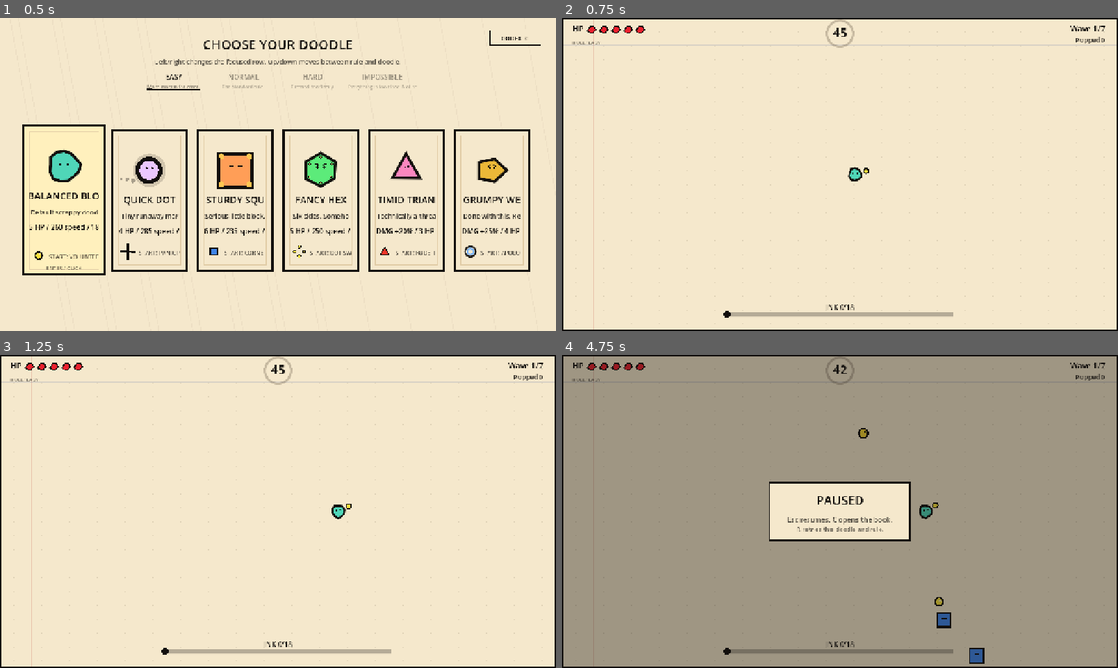
Above: before the commit, frames 1-4 (two rows, left to right).
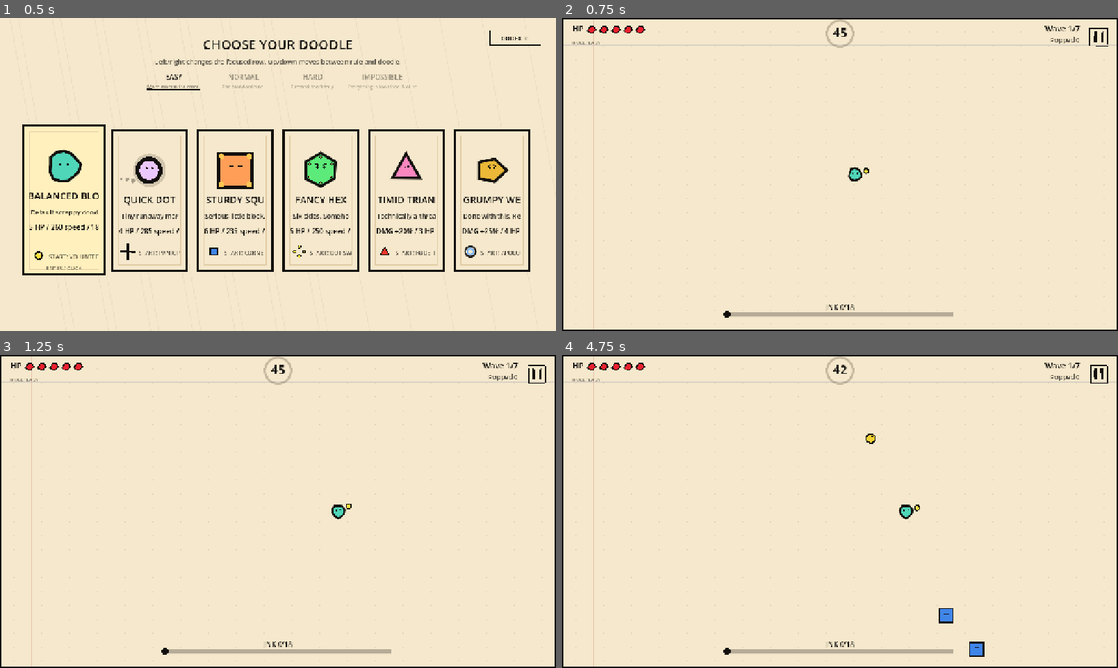
Above: after the commit, the same moments.

Repository: muratgur/shape-survivor
Game: Godot game, scene res://scenes/main.tscn
Two runs of this game, one before a commit and one after it. Both use one fixed random seed, a clock stepped at 60 frames per second and the inputs below.
Inputs (mouse positions are in pixels of both pictures, inside the frame that each line leads up to):
- Up to frame 1 (0.5 s): no input
- Up to frame 2 (0.75 s): tap Enter (confirm) at 0.5 s; move the mouse to (962, 158) at 0.52 s; hold D (move_right) from 0.53 s (still down); hold Enter (confirm) from 0.53 s (still down); click (962, 158) at 0.67 s
- Up to frame 3 (1.25 s): keep holding D (move_right); keep holding Enter (confirm); tap Space at 0.77 s
- Up to frame 4 (4.75 s): move the mouse to (728, 527) at 1.27 s; release D (move_right) at 1.28 s; release Enter (confirm) at 1.28 s; hold S (move_down) 1.28-2.03 s; tap Enter (confirm) at 1.35, 2.3, 3.05, 4.55 s; click (728, 527) at 1.42 s; tap Space at 1.52, 3.02, 3.77, 4.52 s; move the mouse to (895, 442) at 2.02 s; hold D (move_right) 2.03-2.78 s; hold C (open_codex) 2.03-2.78 s; click (895, 442) at 2.17 s; move the mouse to (812, 574) at 2.77 s; hold W (move_up) 2.78-3.53 s; tap Tab at 2.85 s; click (812, 574) at 2.92 s; move the mouse to (1006, 558) at 3.52 s; hold Enter (confirm) 3.53-4.28 s; hold A (move_left) from 3.53 s (still down); tap E at 3.6 s; click (1006, 558) at 3.67 s; tap Escape (pause_game) at 4.15 s; move the mouse to (673, 464) at 4.27 s; tap Q at 4.35 s; click (673, 464) at 4.42 s

Frame 1 is identical in both runs. In frame 2, 0.2% of the frame differs, in the area x 86-99%, y 2-10%; in frame 3, 0.2%; in frame 4, 94%, in the area x 0-100%, y 0-100%.

Commit message:
Implement pause functionality with HUD updates and pause overlay interactions

Diff:
--- a/scripts/main.gd
+++ b/scripts/main.gd
@@ -168,6 +168,7 @@
 	hud = HudScene.new()
 	hud.name = "HUD"
 	hud.set_anchors_preset(Control.PRESET_FULL_RECT)
+	hud.pause_clicked.connect(_pause_game)
 	ui_layer.add_child(hud)
 
 	upgrade_draft = UpgradeDraftScene.new()
@@ -184,6 +185,8 @@
 	pause_overlay = PauseOverlayScene.new()
 	pause_overlay.name = "PauseOverlay"
 	pause_overlay.set_anchors_preset(Control.PRESET_FULL_RECT)
+	pause_overlay.resume_requested.connect(_resume_game)
+	pause_overlay.quit_requested.connect(_on_pause_quit_requested)
 	ui_layer.add_child(pause_overlay)
 
 	shop = ShopScene.new()
@@ -1076,13 +1079,52 @@
 func _pause_game() -> void:
 	previous_state = game_state
 	game_state = GameState.PAUSED
-	pause_overlay.visible = true
-	pause_overlay.queue_redraw()
+	pause_overlay.show_overlay()
 
 
 func _resume_game() -> void:
 	game_state = previous_state
-	pause_overlay.visible = false
+	pause_overlay.hide_overlay()
+
+
+func _on_pause_quit_requested() -> void:
+	_reset_run_state()
+	_show_character_select()
+
+
+func _reset_run_state() -> void:
+	_clear_all_runtime_nodes()
+	ink_this_wave = 0
+	ink_total = 0
+	ink_bank = 0
+	score = 0
+	enemies_popped = 0
+	upgrades_chosen = 0
+	waves_cleared = 0
+	survived_time = 0.0
+	current_wave_index = 0
+
+	base_damage_multiplier = 1.0
+	side_bonus_per_extra_side = 0.0
+	temp_damage_mult = 1.0
+	shield_charges = 0
+
+	speed_burst_timer = 0.0
+	speed_burst_base = 0.0
+	magnet_pulse_timer = 0.0
+	magnet_pulse_base = 0.0
+	damage_burst_timer = 0.0
+
+	camera_shake_time = 0.0
+	camera_shake_duration = 0.0
+	camera.position = camera_base_position
+
+	hud.visible = false
+	upgrade_draft.hide_draft()
+	shop.hide_shop()
+	result_screen.hide_result()
+	pause_overlay.hide_overlay()
+	player.visible = false
 
 
 func _on_player_died() -> void:
@@ -1325,7 +1367,8 @@
 		"state_note": note,
 		"shield_charges": shield_charges,
 		"difficulty_label": str(_current_difficulty_profile().get("label", "EASY")),
-		"difficulty_id": selected_difficulty_id
+		"difficulty_id": selected_difficulty_id,
+		"show_pause_button": game_state == GameState.COMBAT or game_state == GameState.SHOP
 	})
 
 
@@ -1624,6 +1667,7 @@
 	_add_key("open_codex", KEY_C)
 	_add_joy_button("confirm", JOY_BUTTON_A)
 	_add_joy_button("pause_game", JOY_BUTTON_START)
+	_add_joy_button("pause_game", JOY_BUTTON_B)
 	_add_joy_button("move_left", JOY_BUTTON_DPAD_LEFT)
 	_add_joy_button("move_right", JOY_BUTTON_DPAD_RIGHT)
 	_add_joy_button("move_up", JOY_BUTTON_DPAD_UP)
--- a/scripts/ui/hud.gd
+++ b/scripts/ui/hud.gd
@@ -3,6 +3,8 @@
 const INK = Color(0.07, 0.06, 0.05)
 const PAPER_LINE = Color(0.48, 0.42, 0.34, 0.38)
 const ORANGE = Color(0.87, 0.48, 0.23)
+
+signal pause_clicked
 
 var hp = 5
 var max_hp = 5
@@ -16,9 +18,54 @@
 var difficulty_label = "EASY"
 var difficulty_id = "easy"
 
+var show_pause_button = false
+var is_hovering_pause = false
+var pause_invert_timer = 0.0
+var pause_button: Control
+
 
 func _ready() -> void:
 	mouse_filter = Control.MOUSE_FILTER_IGNORE
+	_create_pause_button()
+
+
+func _create_pause_button() -> void:
+	pause_button = Control.new()
+	pause_button.name = "PauseButton"
+	pause_button.mouse_filter = Control.MOUSE_FILTER_STOP
+	pause_button.set_anchors_preset(Control.PRESET_TOP_RIGHT)
+	pause_button.anchor_left = 1.0
+	pause_button.anchor_right = 1.0
+	pause_button.anchor_top = 0.0
+	pause_button.anchor_bottom = 0.0
+	pause_button.offset_left = -68
+	pause_button.offset_right = -20
+	pause_button.offset_top = 20
+	pause_button.offset_bottom = 68
+	pause_button.mouse_entered.connect(_on_pause_hover.bind(true))
+	pause_button.mouse_exited.connect(_on_pause_hover.bind(false))
+	pause_button.gui_input.connect(_on_pause_input)
+	add_child(pause_button)
+	pause_button.visible = false
+
+
+func _on_pause_hover(hovering: bool) -> void:
+	is_hovering_pause = hovering
+	queue_redraw()
+
+
+func _on_pause_input(event: InputEvent) -> void:
+	if event is InputEventMouseButton and event.button_index == MOUSE_BUTTON_LEFT and event.pressed:
+		pause_invert_timer = 0.1
+		pause_clicked.emit()
+		queue_redraw()
+
+
+func _process(delta: float) -> void:
+	if pause_invert_timer > 0.0:
+		pause_invert_timer -= delta
+		if pause_invert_timer <= 0.0:
+			queue_redraw()
 
 
 func update_hud(data: Dictionary) -> void:
@@ -33,6 +80,9 @@
 	shield_charges = data.get("shield_charges", shield_charges)
 	difficulty_label = data.get("difficulty_label", difficulty_label)
 	difficulty_id = data.get("difficulty_id", difficulty_id)
+	show_pause_button = data.get("show_pause_button", false)
+	if pause_button:
+		pause_button.visible = show_pause_button
 	queue_redraw()
 
 
@@ -45,6 +95,58 @@
 	_draw_ink_meter(font, viewport_size)
 	_draw_wave_label(font, viewport_size)
 	_draw_difficulty_rule(font)
+	_draw_pause_button(font, viewport_size)
+
+
+func _draw_pause_button(font: Font, viewport_size: Vector2) -> void:
+	if not show_pause_button:
+		return
+
+	var rect = Rect2(viewport_size.x - 68, 20, 48, 48)
+	var center = rect.get_center()
+	var scale = 1.1 if is_hovering_pause else 1.0
+	var thickness = 4.0 if is_hovering_pause else 2.0
+
+	var draw_ink = INK
+	var draw_paper = Color(0.96, 0.91, 0.80)
+
+	if pause_invert_timer > 0.0:
+		draw_ink = draw_paper
+		draw_paper = INK
+
+	var frame_rect = Rect2(center - Vector2(20, 20) * scale, Vector2(40, 40) * scale)
+	_draw_wobbly_rect(frame_rect, draw_ink, thickness)
+
+	var bar_w = 6.0 * scale
+	var bar_h = 24.0 * scale
+	var spacing = 10.0 * scale
+	var bar1_rect = Rect2(center + Vector2(-spacing * 0.5 - bar_w, -bar_h * 0.5), Vector2(bar_w, bar_h))
+	var bar2_rect = Rect2(center + Vector2(spacing * 0.5, -bar_h * 0.5), Vector2(bar_w, bar_h))
+
+	_draw_wobbly_rect(bar1_rect, draw_ink, 1.0, true, draw_ink)
+	_draw_wobbly_rect(bar2_rect, draw_ink, 1.0, true, draw_ink)
+
+	if is_hovering_pause:
+		draw_string(font, rect.position + Vector2(0, 60), "ESC", HORIZONTAL_ALIGNMENT_CENTER, 48, 12, Color(INK.r, INK.g, INK.b, 0.6))
+
+
+func _draw_wobbly_rect(rect: Rect2, color: Color, thickness: float, fill: bool = false, fill_color: Color = Color.TRANSPARENT) -> void:
+	if fill:
+		draw_rect(rect, fill_color)
+
+	var p1 = rect.position
+	var p2 = Vector2(rect.end.x, rect.position.y)
+	var p3 = rect.end
+	var p4 = Vector2(rect.position.x, rect.end.y)
+
+	var jitter = 1.0
+	var points = [p1, p2, p3, p4, p1]
+	for i in range(points.size() - 1):
+		var start = points[i]
+		var end = points[i+1]
+		var j_start = start + Vector2(randf_range(-jitter, jitter), randf_range(-jitter, jitter))
+		var j_end = end + Vector2(randf_range(-jitter, jitter), randf_range(-jitter, jitter))
+		draw_line(j_start, j_end, color, thickness)
 
 
 func _draw_shield_charges(font: Font) -> void:
@@ -109,8 +211,8 @@
 
 
 func _draw_wave_label(font: Font, viewport_size: Vector2) -> void:
-	draw_string(font, Vector2(viewport_size.x - 320.0, 31.0), wave_label, HORIZONTAL_ALIGNMENT_RIGHT, 290.0, 18, INK)
-	draw_string(font, Vector2(viewport_size.x - 320.0, 56.0), "Popped " + str(score), HORIZONTAL_ALIGNMENT_RIGHT, 290.0, 15, Color(0.07, 0.06, 0.05, 0.78))
+	draw_string(font, Vector2(viewport_size.x - 378.0, 31.0), wave_label, HORIZONTAL_ALIGNMENT_RIGHT, 290.0, 18, INK)
+	draw_string(font, Vector2(viewport_size.x - 378.0, 56.0), "Popped " + str(score), HORIZONTAL_ALIGNMENT_RIGHT, 290.0, 15, Color(0.07, 0.06, 0.05, 0.78))
 	if state_note != "":
 		draw_string(font, Vector2(viewport_size.x * 0.5 - 180.0, 71.0), state_note, HORIZONTAL_ALIGNMENT_CENTER, 360.0, 15, Color(0.07, 0.06, 0.05, 0.72))
 
--- a/scripts/ui/pause_overlay.gd
+++ b/scripts/ui/pause_overlay.gd
@@ -1,22 +1,124 @@
 extends Control
 
+signal resume_requested
+signal quit_requested
+
 const INK = Color(0.07, 0.06, 0.05)
+const PAPER = Color(0.96, 0.91, 0.80)
 
+var selected_index = 0
+var options = ["RESUME", "QUIT TO MENU"]
+var option_rects = []
 
 func _ready() -> void:
 	mouse_filter = Control.MOUSE_FILTER_STOP
+	visible = false
+	process_mode = PROCESS_MODE_ALWAYS
+
+
+func _unhandled_input(event: InputEvent) -> void:
+	if not visible:
+		return
+
+	if event.is_action_pressed("pause_game"):
+		resume_requested.emit()
+		get_viewport().set_input_as_handled()
+		return
+
+	if event.is_action_pressed("move_up"):
+		selected_index = (selected_index - 1 + options.size()) % options.size()
+		queue_redraw()
+		get_viewport().set_input_as_handled()
+	elif event.is_action_pressed("move_down"):
+		selected_index = (selected_index + 1) % options.size()
+		queue_redraw()
+		get_viewport().set_input_as_handled()
+	elif event.is_action_pressed("confirm"):
+		_confirm_selection()
+		get_viewport().set_input_as_handled()
+
+
+func _gui_input(event: InputEvent) -> void:
+	if event is InputEventMouseButton:
+		if event.button_index == MOUSE_BUTTON_LEFT and event.pressed:
+			for i in range(option_rects.size()):
+				if option_rects[i].has_point(event.position):
+					selected_index = i
+					_confirm_selection()
+					accept_event()
+					return
+
+
+func _process(_delta: float) -> void:
+	if not visible:
+		return
+
+	var mouse_pos = get_local_mouse_position()
+	for i in range(option_rects.size()):
+		if option_rects[i].has_point(mouse_pos):
+			if selected_index != i:
+				selected_index = i
+				queue_redraw()
+			break
+
+
+func _confirm_selection() -> void:
+	if selected_index == 0:
+		resume_requested.emit()
+	else:
+		quit_requested.emit()
+
+
+func show_overlay() -> void:
+	selected_index = 0
+	visible = true
+	queue_redraw()
+
+
+func hide_overlay() -> void:
 	visible = false
 
 
 func _draw() -> void:
 	if not visible:
 		return
+
 	var viewport_size = get_viewport_rect().size
 	var font = get_theme_default_font()
-	draw_rect(Rect2(Vector2.ZERO, viewport_size), Color(0.07, 0.06, 0.05, 0.38))
-	var box = Rect2(viewport_size * 0.5 - Vector2(165.0, 70.0), Vector2(330.0, 140.0))
+
+	# Background Dim
+	draw_rect(Rect2(Vector2.ZERO, viewport_size), Color(INK.r, INK.g, INK.b, 0.38))
+
+	# Menu Box
+	var box_size = Vector2(360.0, 220.0)
+	var box = Rect2(viewport_size * 0.5 - box_size * 0.5, box_size)
 	draw_rect(box, INK)
-	draw_rect(box.grow(-5.0), Color(0.96, 0.91, 0.80))
-	draw_string(font, box.position + Vector2(0.0, 55.0), "PAUSED", HORIZONTAL_ALIGNMENT_CENTER, box.size.x, 28, INK)
-	draw_string(font, box.position + Vector2(0.0, 95.0), "Esc resumes. C opens the book.", HORIZONTAL_ALIGNMENT_CENTER, box.size.x, 16, Color(0.07, 0.06, 0.05, 0.72))
-	draw_string(font, box.position + Vector2(0.0, 116.0), "R retries this doodle and rule.", HORIZONTAL_ALIGNMENT_CENTER, box.size.x, 14, Color(0.07, 0.06, 0.05, 0.62))
+	draw_rect(box.grow(-5.0), PAPER)
+
+	# Title
+	draw_string(font, box.position + Vector2(0.0, 60.0), "PAUSED", HORIZONTAL_ALIGNMENT_CENTER, box.size.x, 32, INK)
+
+	# Options
+	option_rects.clear()
+	var start_y = box.position.y + 110.0
+	var spacing = 50.0
+
+	for i in range(options.size()):
+		var text = options[i]
+		var pos = Vector2(box.position.x, start_y + i * spacing)
+		var size = Vector2(box.size.x, 40.0)
+		var rect = Rect2(pos, size)
+		option_rects.append(rect)
+
+		if selected_index == i:
+			# Selection Indicator (Underline)
+			var text_width = font.get_string_size(text, HORIZONTAL_ALIGNMENT_CENTER, -1, 24).x
+			var line_y = pos.y + 30.0
+			var line_x_start = box.position.x + (box.size.x - text_width) * 0.5 - 8.0
+			var line_x_end = line_x_start + text_width + 16.0
+
+			# Slightly irregular double line
+			draw_line(Vector2(line_x_start, line_y), Vector2(line_x_end, line_y), INK, 4.0)
+			draw_line(Vector2(line_x_start + 2.0, line_y + 2.5), Vector2(line_x_end - 3.0, line_y + 1.5), INK, 2.0)
+
+		draw_string(font, pos + Vector2(0.0, 24.0), text, HORIZONTAL_ALIGNMENT_CENTER, box.size.x, 24, INK)
